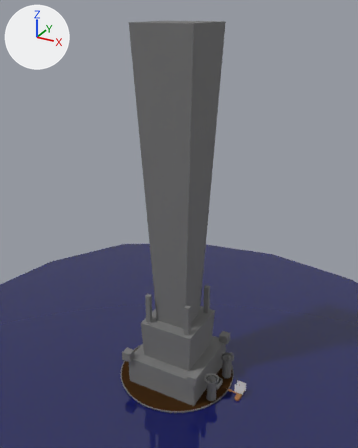
One commit to the Blender file assets/blends/level1.blend: the scene before it, then after it.
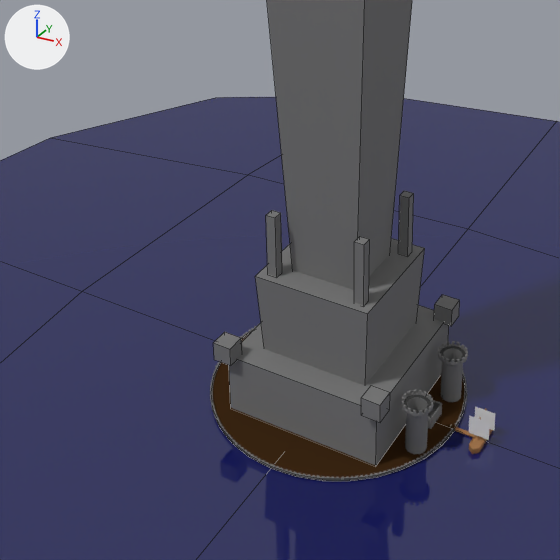
There are two pictures of each version: one whole from a 50 mm camera at (366.0, -658.0, 634.0) aimed at (5.0, -1.0, 305.0), one close up on the part from 8% to 77% of the width and 45% to 100% of the height. Every picture has the same lights, and +X, +Y and +Z are marked at upper left. The close-ups show mesh edges as thin lines.

In view in the first close-up: 'Plane', 'Tower-col', 'Tower-col.001', 'big-col', 'big-col.001', 'big-col.002', 'big-col.003', 'big-col.004', 'big-col.005', 'big-col.007', 'big-col.009', 'boat', 'island-col', 'outer wall'.
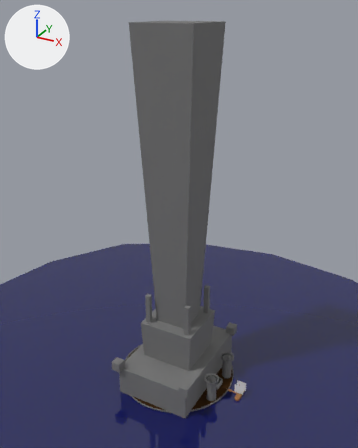
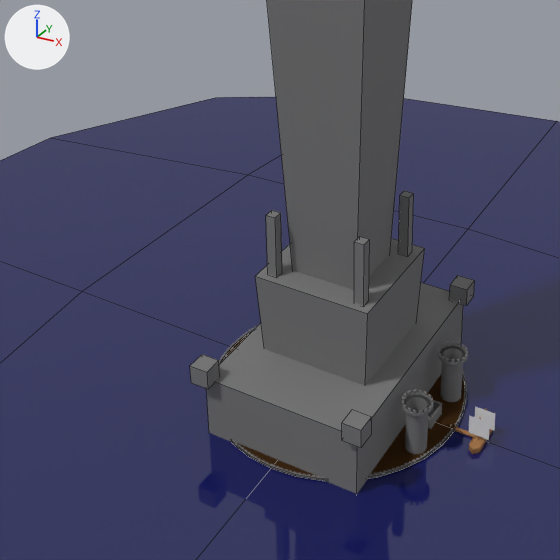
Where the newer file only moved an object's origin or applied its transform, the numbers keep the older frame.

Where the change shows, as pixel boxes (x1, y1, x2, y2) in the close-ups (560 x 560 px):
```json
{"object": "big-col", "change": "reshaped", "before": [229, 305, 449, 466], "after": [207, 283, 463, 494], "on screen": "16% wider, 31% taller"}
{"object": "big-col.005", "change": "moved", "before": [213, 332, 242, 366], "after": [190, 354, 220, 389]}
{"object": "big-col.003", "change": "moved", "before": [434, 294, 460, 326], "after": [450, 275, 475, 306]}
{"object": "island-col", "change": "unchanged, covered by the edit", "before": [212, 333, 464, 481], "after": [223, 333, 464, 481]}
```

Edits to the scene script, one JSON object a line:
```json
{"block": "me_cube_006", "where": "me_cube_006.from_pydata(...)  # 8 vertices, 6 faces; spans x -66.4..66.4, y -66.4..66.4, z -26.7..26.7"}
{"block": "me_cube_006", "where": "# used by ob_big_col; location = (3.0, 0.0, 25.8)"}
{"block": "me_cube_006", "change": "me_cube_006 part 1"}
{"op": "set", "path": "me_cube_006.vertices[0].co", "old": "(-66.4, -66.4, -26.7)", "new": "(-66.4, -97.1, -46.9)", "note": "pixel (230, 408) -> not seen"}
{"op": "set", "path": "me_cube_006.vertices[1].co", "old": "(-66.4, -66.4, 26.7)", "new": "(-66.4, -97.1, 26.7)"}
{"op": "set", "path": "me_cube_006.vertices[2].co", "old": "(-66.4, 66.4, -26.7)", "new": "(-66.4, 97.1, -46.9)"}
{"op": "set", "path": "me_cube_006.vertices[3].co", "old": "(-66.4, 66.4, 26.7)", "new": "(-66.4, 97.1, 26.7)"}
{"op": "set", "path": "me_cube_006.vertices[4].co", "old": "(66.4, -66.4, -26.7)", "new": "(66.4, -97.1, -46.9)", "note": "pixel (375, 466) -> not seen"}
{"op": "set", "path": "me_cube_006.vertices[5].co", "old": "(66.4, -66.4, 26.7)", "new": "(66.4, -97.1, 26.7)"}
{"op": "set", "path": "me_cube_006.vertices[6].co", "old": "(66.4, 66.4, -26.7)", "new": "(66.4, 97.1, -46.9)"}
{"op": "set", "path": "me_cube_006.vertices[7].co", "old": "(66.4, 66.4, 26.7)", "new": "(66.4, 97.1, 26.7)"}
{"op": "set", "path": "ob_big_col_003.location", "old": "(68.2, 63.5, 58.7)", "new": "(68.2, 95.3, 58.7)"}
{"op": "set", "path": "ob_big_col_005.location", "old": "(-63.6, -66.0, 58.7)", "new": "(-63.6, -97.3, 58.7)"}
```
